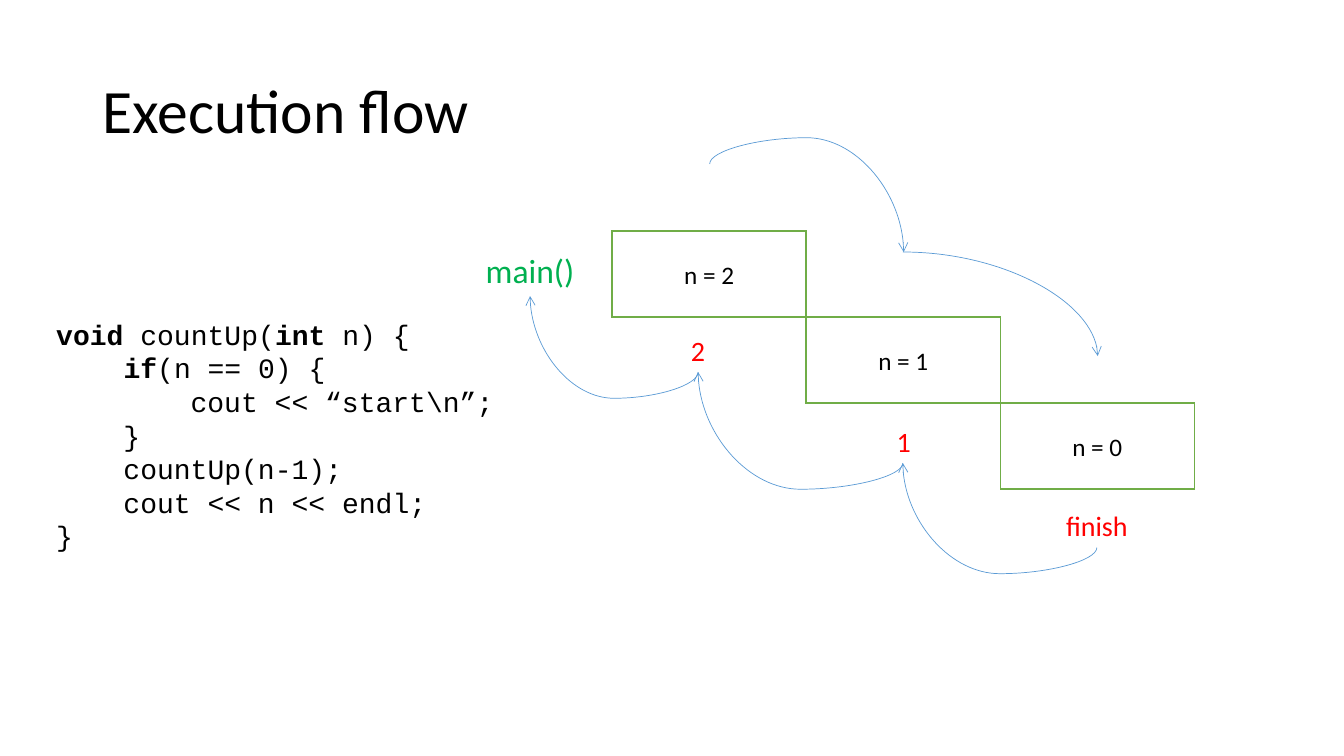
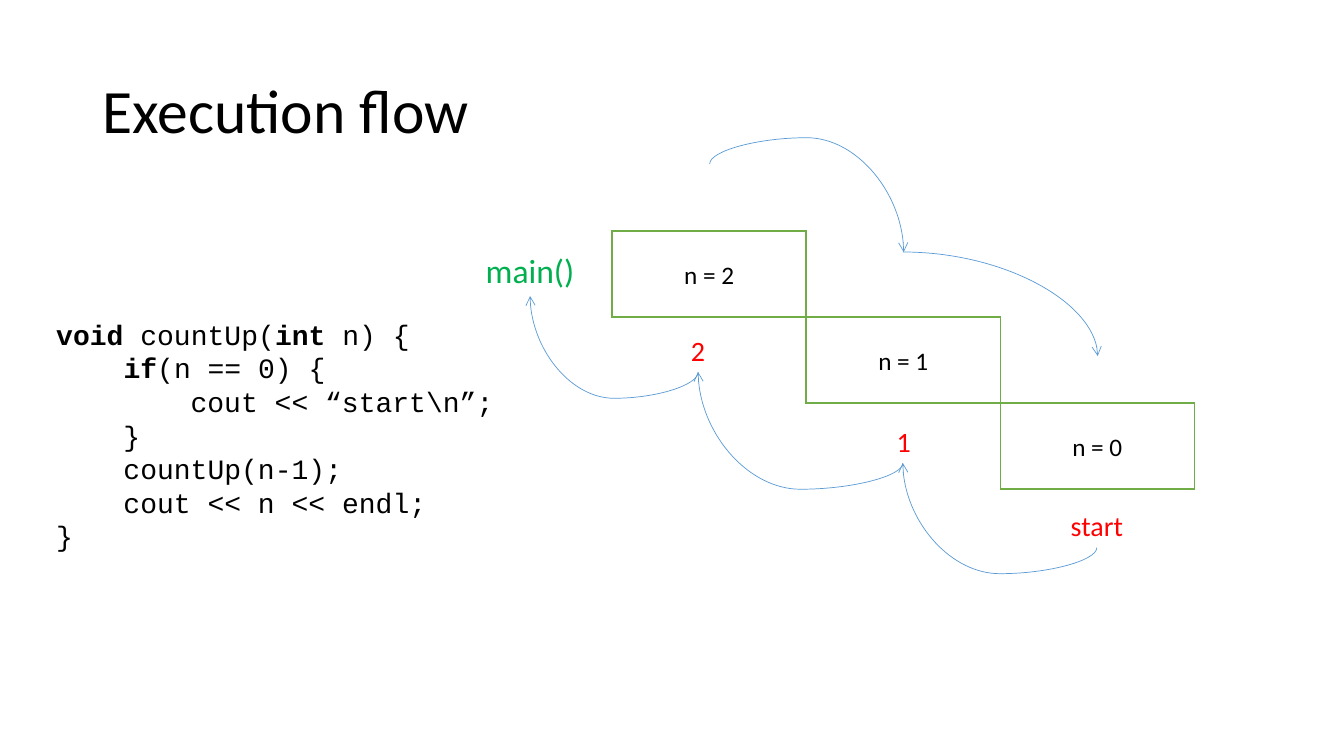
Before and after one commit to riskimidiw/praktikum, a slide deck: slide 10 of algoritma-2/pertemuan-3(rekursi)/materi/Fungsi-Rekursi.pptx. Drawn at 1344x756 pixels with LibreOffice and Linux fonts; fonts in the diff are those of the drawing. Boxes give left, top, right and bottom in pixels: in the first picture for what was removed or moved away, otherwise in the second. Text is boxed around its words. In the diff, an @@ line names an element or a change of style, - is before the commit and + after.

```diff
--- a/algoritma-2/pertemuan-3(rekursi)/materi/Fungsi-Rekursi.pptx
+++ b/algoritma-2/pertemuan-3(rekursi)/materi/Fungsi-Rekursi.pptx
@@ text at (x1=1071, y1=518, x2=1123, y2=537): text changed @@
-finish
+start
```
Also in this commit, not shown: 2 other files.
